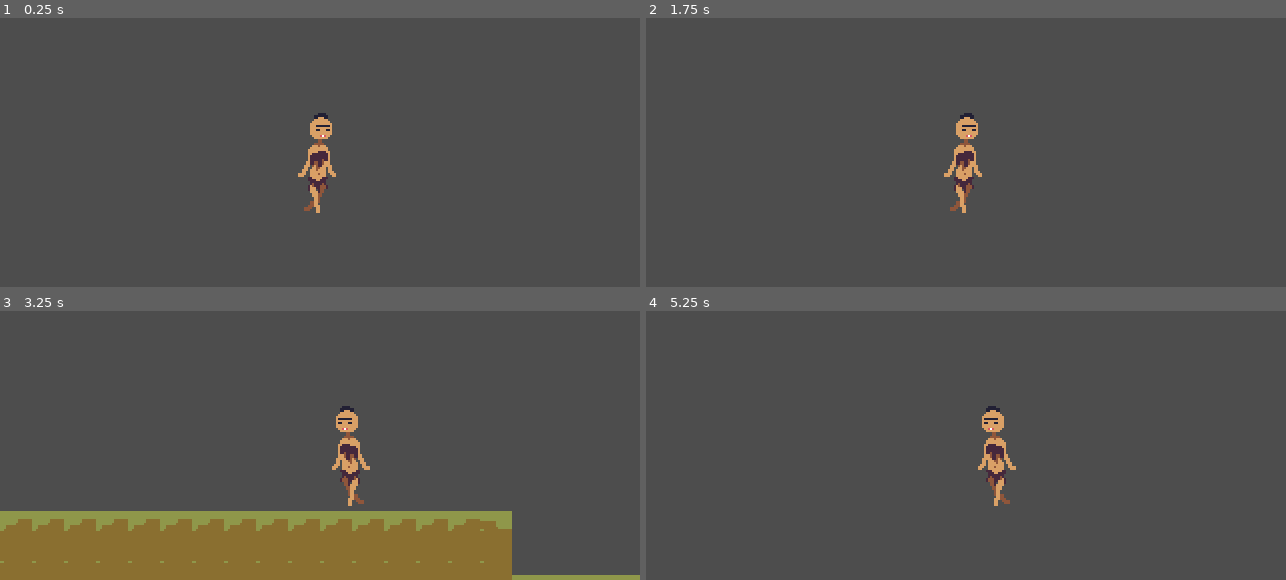
Above: before the commit, frames 1-4 (two rows, left to right).
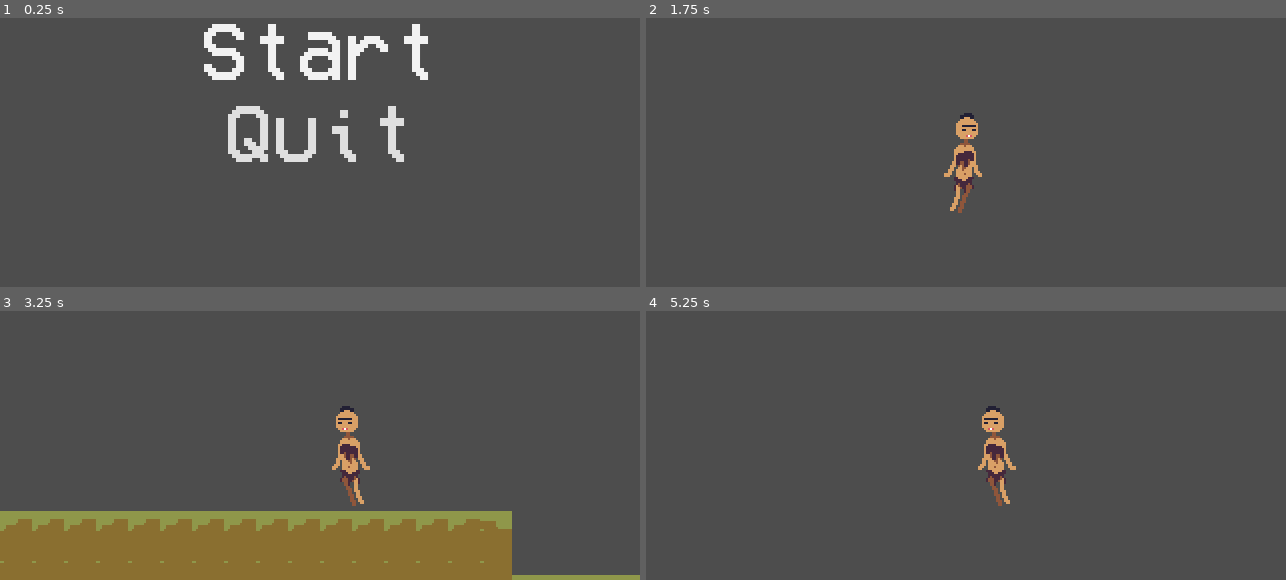
Above: after the commit, the same moments.

Repository: scubana/lesbian-cavewoman
Game: Godot game, scene res://Menus/menu.tscn
Two runs of this game, one before a commit and one after it. Both use one fixed random seed, a clock stepped at 60 frames per second and the inputs below. Before the commit the project starts from res://main.tscn.
Inputs (mouse positions are in pixels of both pictures, inside the frame that each line leads up to):
- Up to frame 1 (0.25 s): no input
- Up to frame 2 (1.75 s): click (966, 47) at 0.5 s, where only the run after the commit has a clickable "Start"; hold D (move_right) from 1.28 s (still down); tap Space (jump) at 1.52 s
- Up to frame 3 (3.25 s): tap Space (jump) at 2.27 s; release D (move_right) at 2.78 s; hold A (move_left) from 2.78 s (still down)
- Up to frame 4 (5.25 s): release A (move_left) at 3.53 s; hold D (move_right) 3.53-5.03 s; tap Space (jump) at 3.77, 4.52 s; hold A (move_left) from 5.03 s (still down)

The runs differ from the first frame. In frame 1, 5.1% of the frame differs, in the area x 31-67%, y 2-73%; in frame 2, 0.1%; in frame 3, 0.1%; in frame 4, 0.1%.

Commit message:
menu is hooked to main gamepla y

Diff:
--- a/menu.gd
+++ b/menu.gd
@@ -7,7 +7,7 @@
 
 func _on_start_button_pressed():
 	# TODO: Change this with actual main scene when we have :D
-	get_tree().change_scene_to_file("res://Level/TempMain.tscn")
+	get_tree().change_scene_to_file("res://main.tscn")
 
 func _on_quit_button_pressed():
 	get_tree().quit()
--- a/player.tscn
+++ b/player.tscn
@@ -1,10 +1,61 @@
 [gd_scene load_steps=8 format=3 uid="uid://d30uphsaeta7y"]
 
 [ext_resource type="Script" path="res://scripts/player.gd" id="1_hac8v"]
-[ext_resource type="Texture2D" uid="uid://cnqwkemy10lar" path="res://assets/textures/still_oogabooga-Sheet.png" id="2_s14av"]
+[ext_resource type="Texture2D" uid="uid://dt4l8bo5ti1vk" path="res://assets/textures/still_oogabooga-Sheet.png" id="2_s14av"]
 
 [sub_resource type="RectangleShape2D" id="RectangleShape2D_v6d7x"]
 size = Vector2(21, 51.375)
+
+[sub_resource type="Animation" id="Animation_u3tmf"]
+length = 0.001
+tracks/0/type = "value"
+tracks/0/imported = false
+tracks/0/enabled = true
+tracks/0/path = NodePath("Sprite2D:texture")
+tracks/0/interp = 1
+tracks/0/loop_wrap = true
+tracks/0/keys = {
+"times": PackedFloat32Array(0),
+"transitions": PackedFloat32Array(1),
+"update": 1,
+"values": [ExtResource("2_s14av")]
+}
+tracks/1/type = "value"
+tracks/1/imported = false
+tracks/1/enabled = true
+tracks/1/path = NodePath("Sprite2D:hframes")
+tracks/1/interp = 1
+tracks/1/loop_wrap = true
+tracks/1/keys = {
+"times": PackedFloat32Array(0),
+"transitions": PackedFloat32Array(1),
+"update": 1,
+"values": [7]
+}
+tracks/2/type = "value"
+tracks/2/imported = false
+tracks/2/enabled = true
+tracks/2/path = NodePath("Sprite2D:vframes")
+tracks/2/interp = 1
+tracks/2/loop_wrap = true
+tracks/2/keys = {
+"times": PackedFloat32Array(0),
+"transitions": PackedFloat32Array(1),
+"update": 1,
+"values": [1]
+}
+tracks/3/type = "value"
+tracks/3/imported = false
+tracks/3/enabled = true
+tracks/3/path = NodePath("Sprite2D:frame")
+tracks/3/interp = 1
+tracks/3/loop_wrap = true
+tracks/3/keys = {
+"times": PackedFloat32Array(0),
+"transitions": PackedFloat32Array(1),
+"update": 1,
+"values": [1]
+}
 
 [sub_resource type="Animation" id="Animation_yx821"]
 resource_name = "idle"
@@ -57,57 +108,6 @@
 "transitions": PackedFloat32Array(1, 1, 1, 1, 1, 1, 1),
 "update": 1,
 "values": [1, 2, 3, 4, 5, 6, 6]
-}
-
-[sub_resource type="Animation" id="Animation_u3tmf"]
-length = 0.001
-tracks/0/type = "value"
-tracks/0/imported = false
-tracks/0/enabled = true
-tracks/0/path = NodePath("Sprite2D:texture")
-tracks/0/interp = 1
-tracks/0/loop_wrap = true
-tracks/0/keys = {
-"times": PackedFloat32Array(0),
-"transitions": PackedFloat32Array(1),
-"update": 1,
-"values": [ExtResource("2_s14av")]
-}
-tracks/1/type = "value"
-tracks/1/imported = false
-tracks/1/enabled = true
-tracks/1/path = NodePath("Sprite2D:hframes")
-tracks/1/interp = 1
-tracks/1/loop_wrap = true
-tracks/1/keys = {
-"times": PackedFloat32Array(0),
-"transitions": PackedFloat32Array(1),
-"update": 1,
-"values": [7]
-}
-tracks/2/type = "value"
-tracks/2/imported = false
-tracks/2/enabled = true
-tracks/2/path = NodePath("Sprite2D:vframes")
-tracks/2/interp = 1
-tracks/2/loop_wrap = true
-tracks/2/keys = {
-"times": PackedFloat32Array(0),
-"transitions": PackedFloat32Array(1),
-"update": 1,
-"values": [1]
-}
-tracks/3/type = "value"
-tracks/3/imported = false
-tracks/3/enabled = true
-tracks/3/path = NodePath("Sprite2D:frame")
-tracks/3/interp = 1
-tracks/3/loop_wrap = true
-tracks/3/keys = {
-"times": PackedFloat32Array(0),
-"transitions": PackedFloat32Array(1),
-"update": 1,
-"values": [1]
 }
 
 [sub_resource type="Animation" id="Animation_e4gey"]
--- a/project.godot
+++ b/project.godot
@@ -11,7 +11,7 @@
 [application]
 
 config/name="lesbian-cavewoman"
-run/main_scene="res://main.tscn"
+run/main_scene="res://Menus/menu.tscn"
 config/features=PackedStringArray("4.2", "Forward Plus")
 config/icon="res://icon.svg"
 
Not shown: 1 places in Menus/menu.tscn that only renumber resources
Not shown: 1 places in main.tscn that only renumber resources
Not shown: 1 places in tile_map.tscn that only renumber resources
